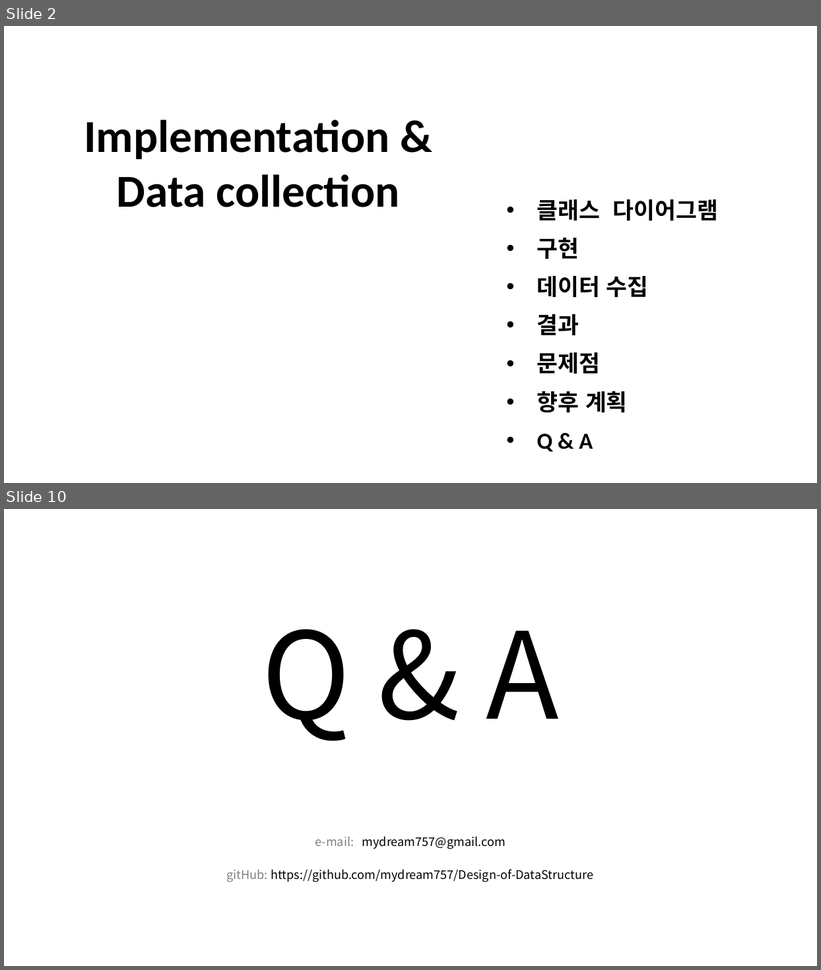
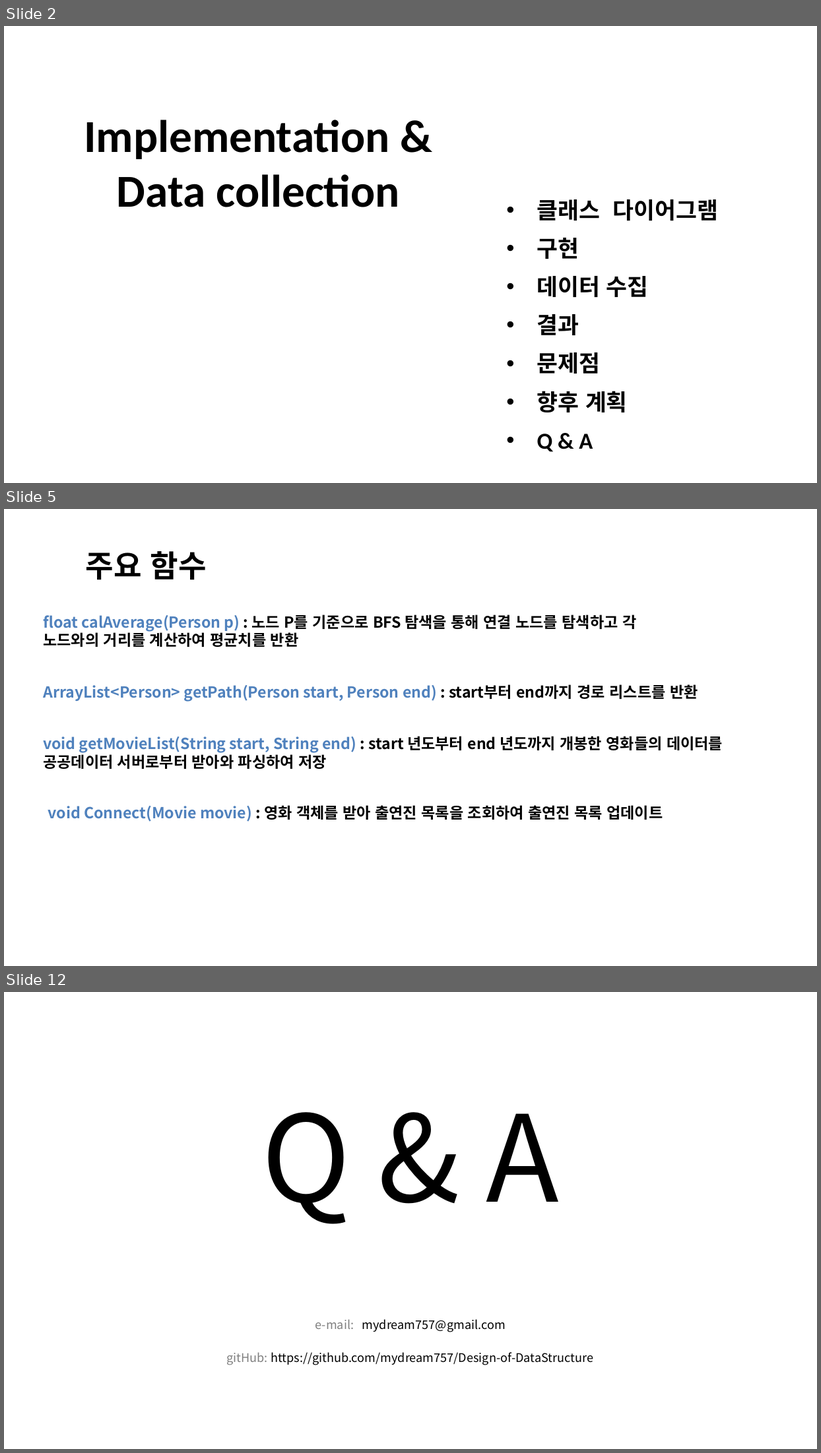
Before and after one commit to mydream757/Design-of-DataStructure, a slide deck: 3. Implementation.pptx. Shown one above the other, each under a label of ours: slides 2 and 10 before the commit, slides 2, 5 and 12 after it; the slides between them are not shown. The pictures are 821x970 and 821x1453 pixels, drawn with LibreOffice and Linux fonts; fonts in the diff are those of the drawing; background and template pictures are left out. Boxes give left, top, right and bottom in pixels: in the first picture for what was removed or moved away, otherwise in the second. Text is boxed around its words. In the diff, an @@ line names an element or a change of style, - is before the commit and + after.

```diff
--- a/3. Implementation.pptx
+++ b/3. Implementation.pptx
@@ slide 5 added at (4,509,817,966), background picture (left out) @@
@@ text added at (86,551,207,580), 36 pt, text #000000, bold @@
+주요 함수
@@ text added at (43,615,636,647), 18 pt, text #000000, bold @@
+float calAverage(Person p) : 노드 P를 기준으로 BFS 탐색을 통해 연결 노드를 탐색하고 각 노드와의 거리를 계산하여 평균치를 반환
@@ text added at (43,685,698,702), 18 pt, text #4F81BD, bold @@
+ArrayList<Person> getPath(Person start, Person end) : start부터 end까지 경로 리스트를 반환
@@ text added at (43,736,723,769), 18 pt, text #000000, bold @@
+void getMovieList(String start, String end) : start 년도부터 end 년도까지 개봉한 영화들의 데이터를 공공데이터 서버로부터 받아와 파싱하여 저장
@@ text added at (48,805,663,822), 18 pt, text #000000, bold @@
+void Connect(Movie movie) : 영화 객체를 받아 출연진 목록을 조회하여 출연진 목록 업데이트
@@ what was slide 10 is now slide 12 @@
```
Also in this commit, not shown: 4 slides changed, 4 other slides added, 3 slides removed.
